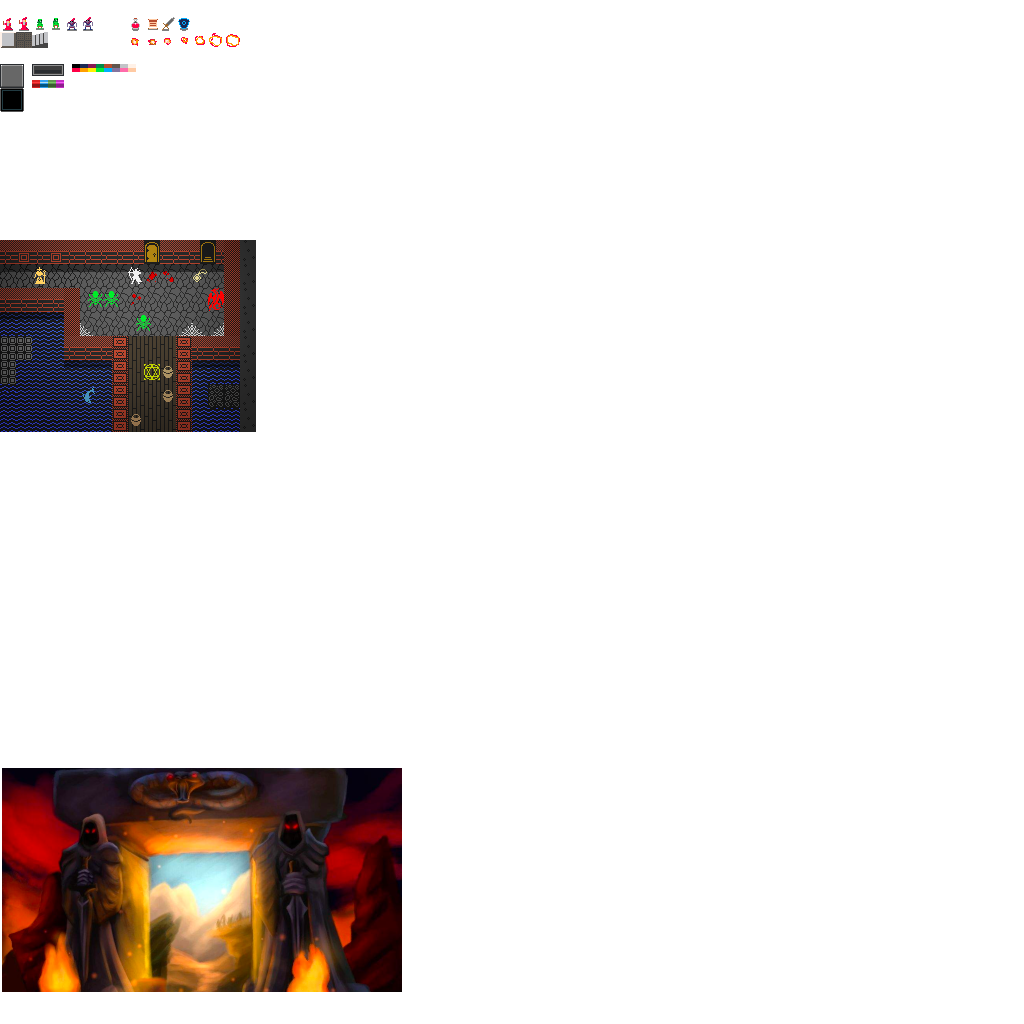
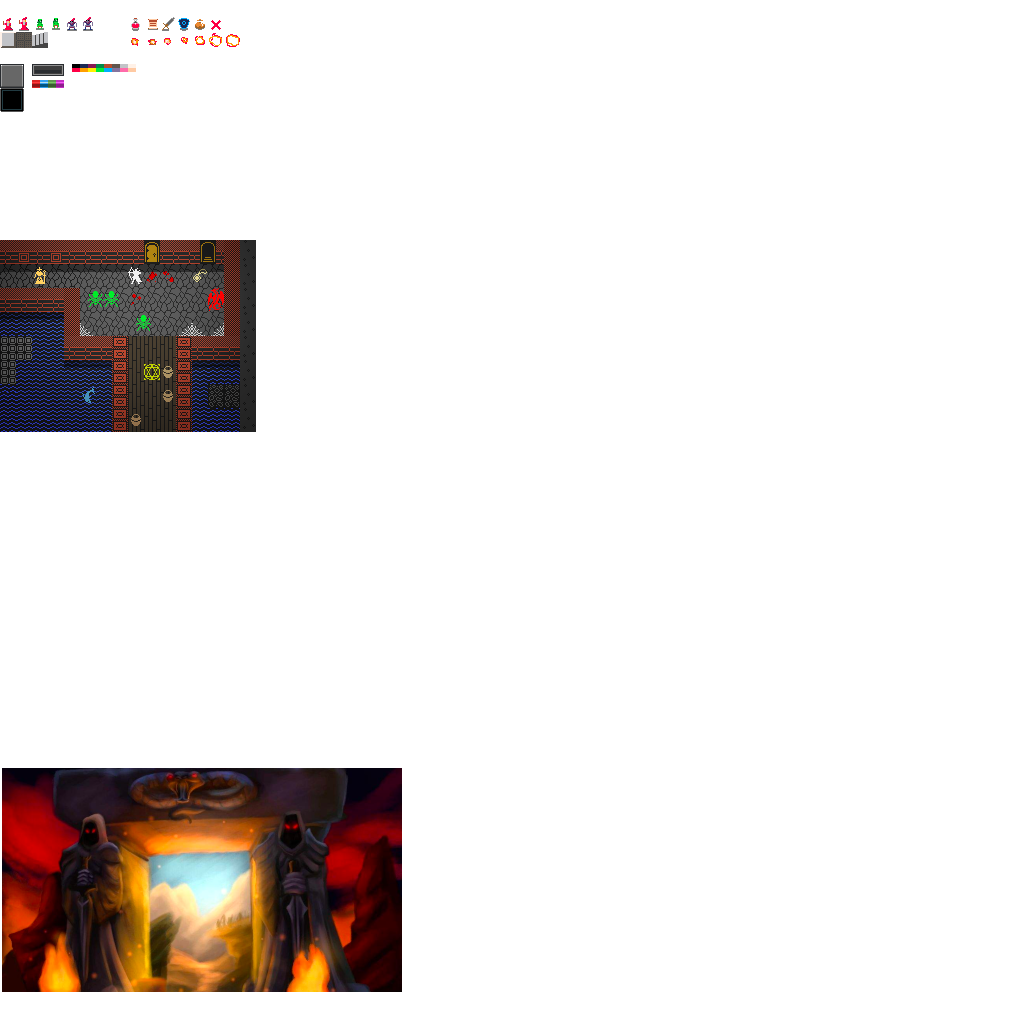
Comparing the layer stacks of the two 1024 × 1024 images. Changes:
painted on "graphics.png" over (195, 19, 221, 30)
